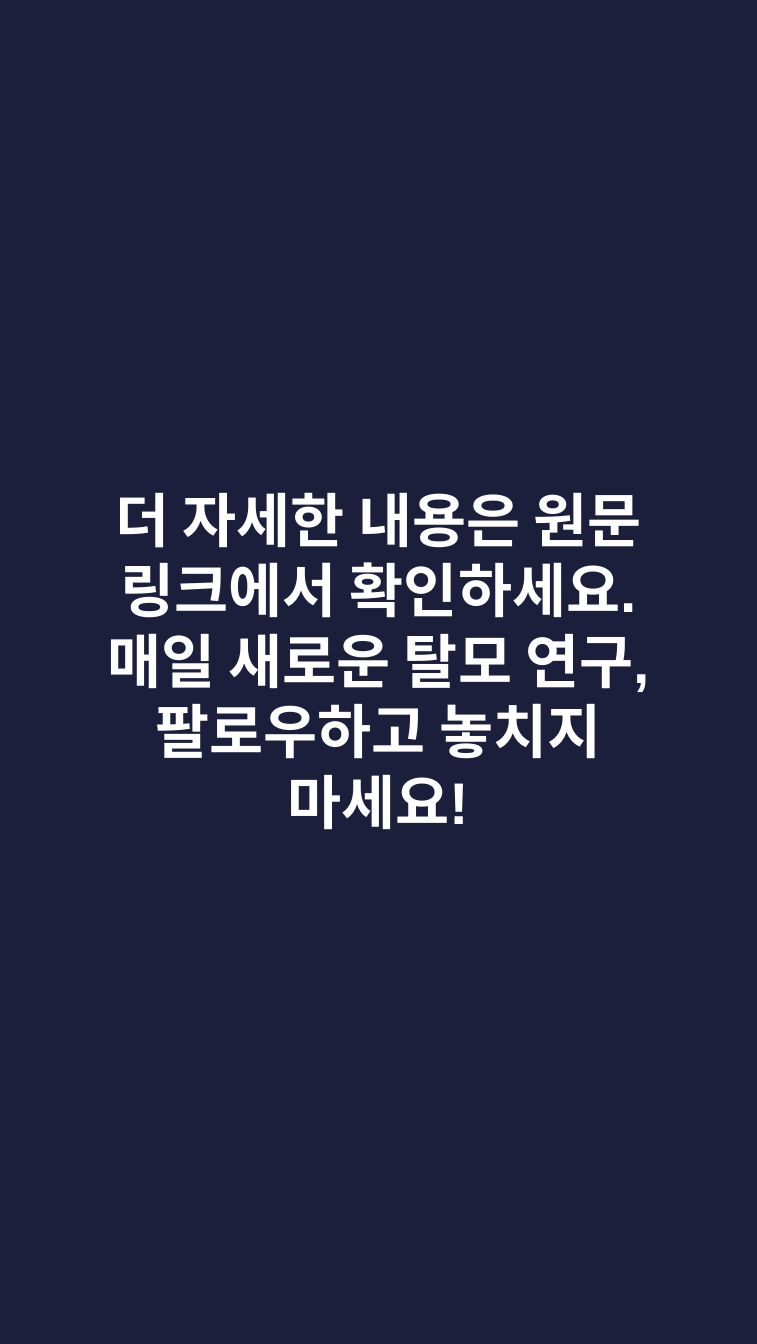
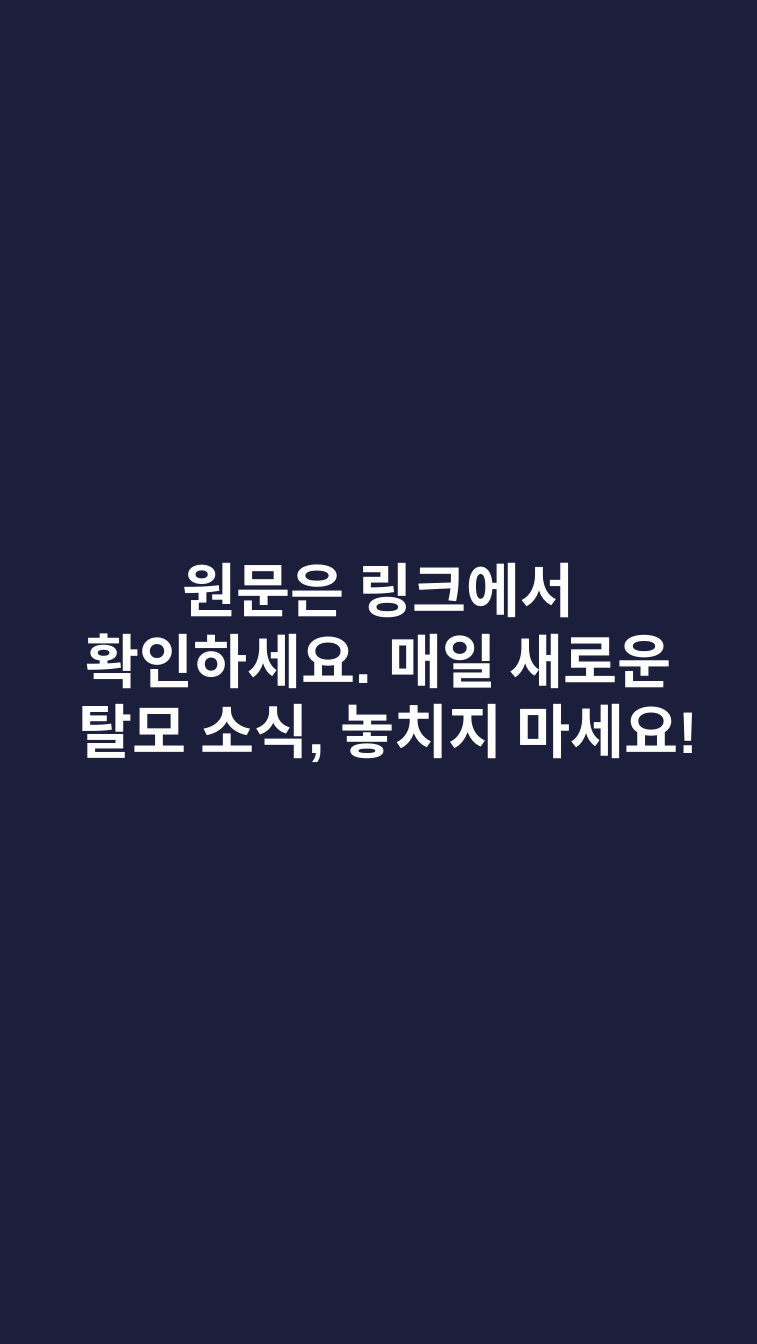
Before and after one commit to hyokang2010-BJ-ANTH/product-builder-test, a slide deck: slide 5 of data/2026-09-13/slides.pptx (slide 6 before the commit). Drawn at 757x1344 pixels with LibreOffice and Linux fonts; fonts in the diff are those of the drawing. Boxes give left, top, right and bottom in pixels: in the first picture for what was removed or moved away, otherwise in the second. Text is boxed around its words. In the diff, an @@ line names an element or a change of style, - is before the commit and + after.

```diff
--- a/data/2026-09-13/slides.pptx
+++ b/data/2026-09-13/slides.pptx
@@ text at bbox=[79, 562, 698, 762]: text changed @@
-더 자세한 내용은 원문 링크에서 확인하세요. 매일 새로운 탈모 연구, 팔로우하고 놓치지 마세요!
+원문은 링크에서 확인하세요. 매일 새로운 탈모 소식, 놓치지 마세요!
```
Also in this commit, not shown: 2 other slides changed, 2 slides added, 5 slides removed, 23 other files.
